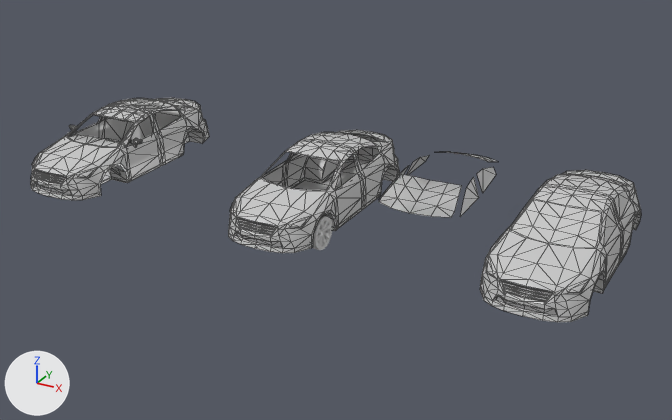
What one commit did to the FBX model Assets/Models/CarSedan.FBX.
Rendered twice from a 50 mm camera at (0.218, -0.453, 0.193) aimed at (0.01, -0.075, 0.004). Every picture has the same lights, and +X, +Y and +Z are marked at lower left. Mesh edges are drawn as thin lines on the coarser meshes. Where no turn or scale is listed for an object, it has been applied to the vertices. Vertices at the same position are counted once.

In view in the first picture: 'CarSedan', 'CarSedanGlass', 'CarSedanWGlass', 'CarSedanWInterior'.
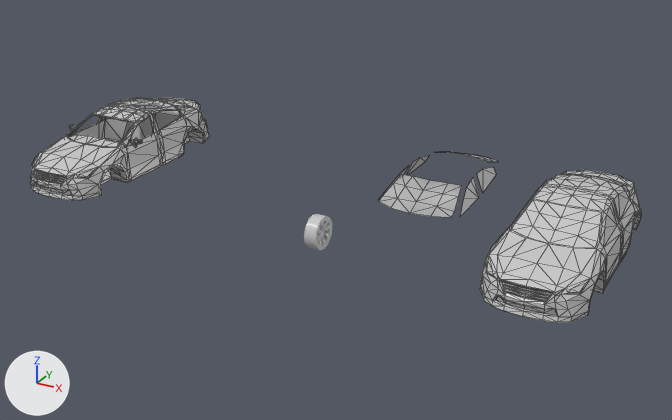
What differs and where, as boxes (x1, y1, x2, y2) in the pictures (672 x 420 px):
'CarSedan', deleted
    before: (228, 130, 400, 253)
part 1 of me_mesh_006, shading changed
    both: (30, 98, 209, 200)

The change in detail:
me_mesh_006 has 644 vertices, 1290 faces and spans x -0.0258..0.0258, y -0.0656..0.0546, z 0.0004..0.0311.
me_mesh_006 is used by ob_carsedanwinterior; location (-0.127, -0.0686, 0.0051).
me_mesh_006 part 1: edges marked sharp go from 580 to 1454.
Object 'CarSedan' (ob_carsedan) is deleted.
